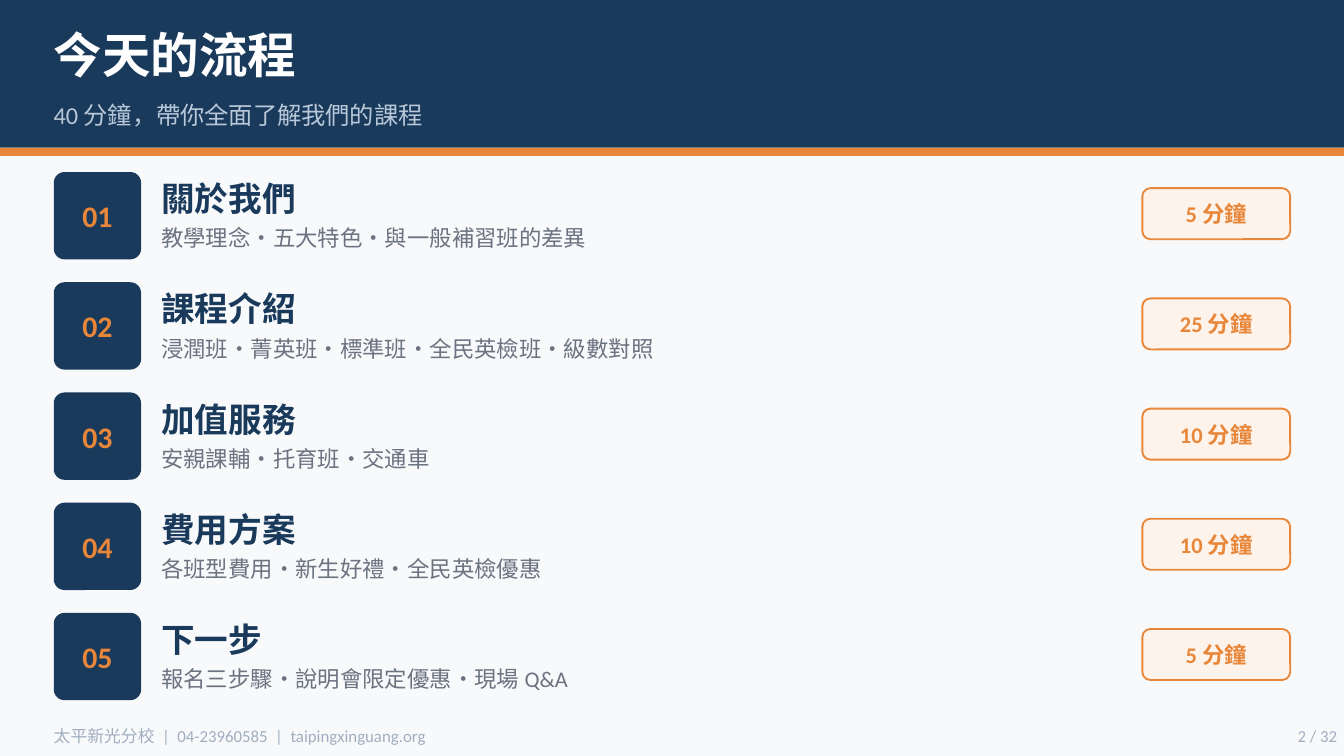
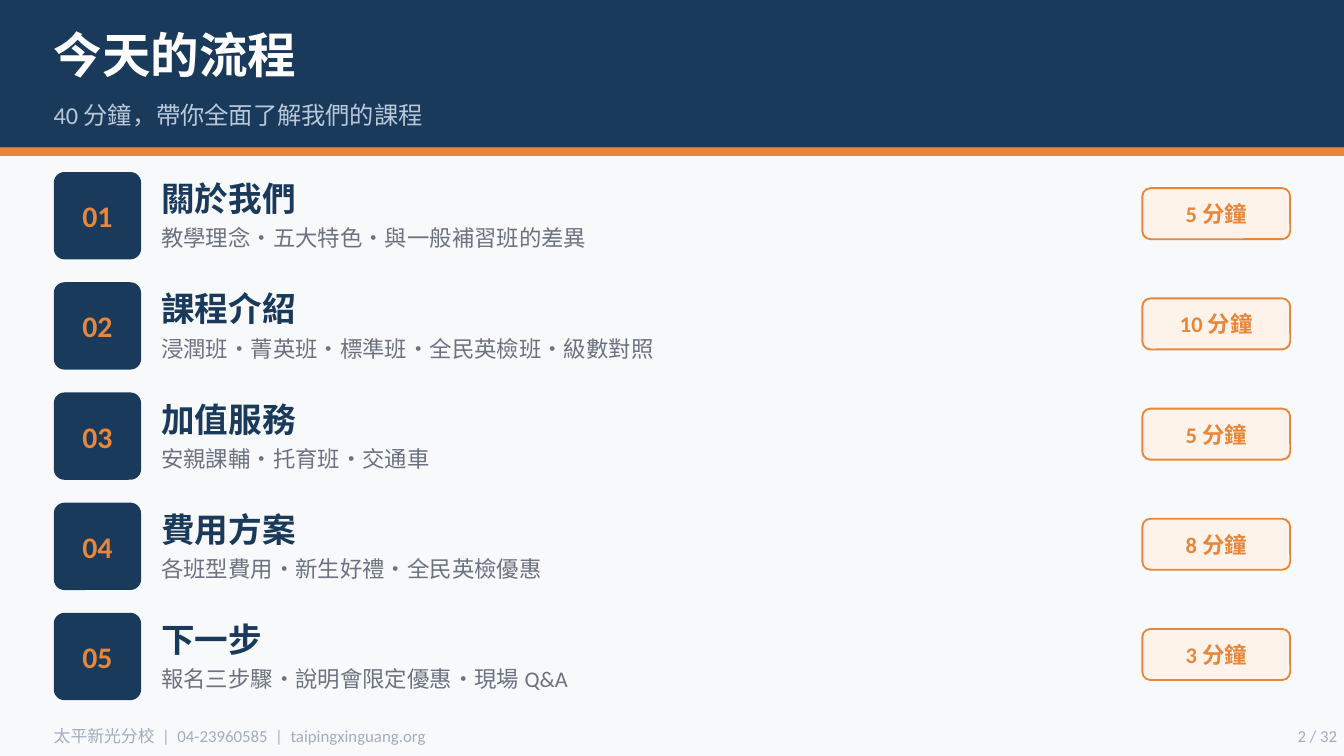
Before and after one commit to miyutang1980/xinguang-admin, a slide deck: slide 2 of parent-presentation.pptx. Drawn at 1344x756 pixels with LibreOffice and Linux fonts; fonts in the diff are those of the drawing. Boxes give left, top, right and bottom in pixels: in the first picture for what was removed or moved away, otherwise in the second. Text is boxed around its words. In the diff, an @@ line names an element or a change of style, - is before the commit and + after.

```diff
--- a/parent-presentation.pptx
+++ b/parent-presentation.pptx
@@ text at (1180,313,1253,334): text changed @@
-25 分鐘
+10 分鐘
@@ text at (1186,424,1247,445): text changed @@
-10 分鐘
+5 分鐘
@@ text at (1186,534,1247,555): text changed @@
-10 分鐘
+8 分鐘
@@ text at (1186,644,1247,665): text changed @@
-5 分鐘
+3 分鐘
```
Also in this commit, not shown: 7 other slides changed.
